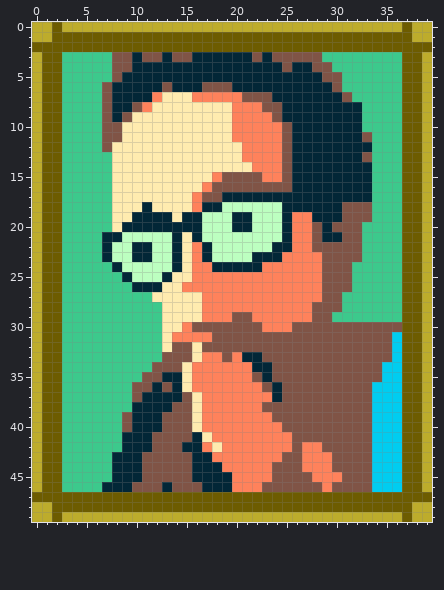
A pixel-art sprite gets an edit: assets/devs/dobneros.png. That is the earlier state.
The file is 40x50 pixels.
After:
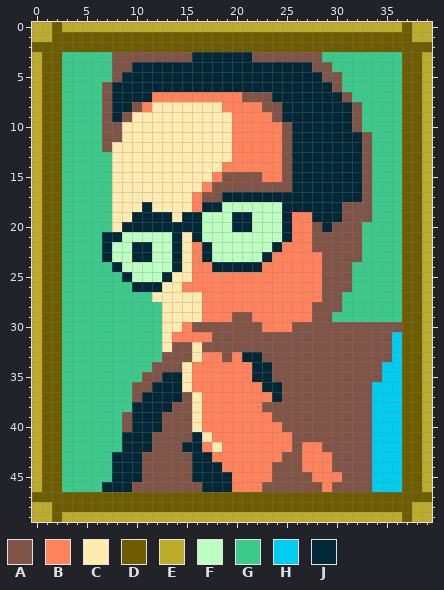
Palette (. is transparent): A #805446  B #ff825b  C #ffebaf  D #6d5c00  E #bdac2c  F #bcffc0  G #3cc98c  H #00cdf0  J #022737
Changes in this commit:
Changed rows in their new state; - is an unchanged pixel.
first column x 10:
 3 A--A---------A----------
 4 ---------------J--------
 6 ---J---JJJ--------------
 7 ---BBB------------------
 8 ---------B------------A-
 9 ----------------------A-
10 ----------------------A-
12 ----------B------------A
13 ----------B-------------
14 ---------BBB-----------A
15 -----------------------A
16 -----------------------A
17 -----------------------A
first column x 22:
21 -------AA
22 ---B-----
23 F-B------
first column x 13:
35 ---------J-
36 J---------J
first column x 13:
46 A
